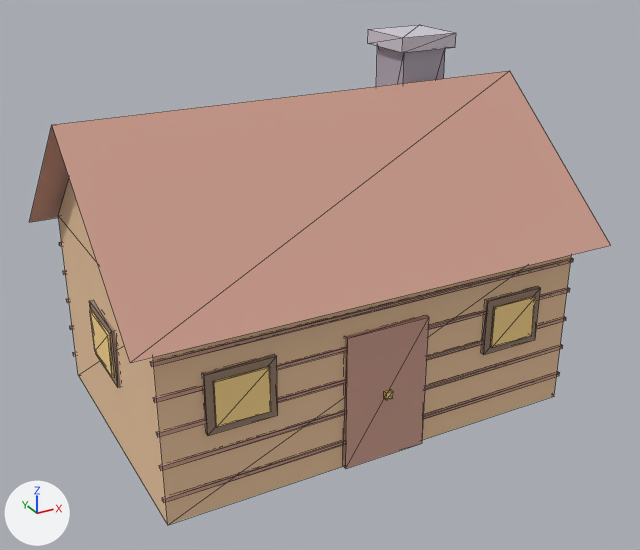
The glTF model example_game/world/props/cottage.prop/model.glb: old version first, new version second.
Both versions are drawn from a 50 mm camera at (-5.48, -10.24, 6.89) aimed at (0.0, -0.28, 1.91). Lighting does not change. The marker at lower left points along +X, +Y and +Z. The picture after the commit comes second. Mesh edges are drawn as thin lines. Vertices at exactly the same position are counted once.

The older version as bpy lines, for what is in view:
```python
me_model = bpy.data.meshes.new('model')
me_model.from_pydata(...)  # 176 vertices, 258 faces; spans x -3.35..3.35, y -2.35..2.35, z -0.02..4.98
me_model.materials.append(mat_style)
ob_model = bpy.data.objects.new('model', me_model)
ob_model.location = (0.0, 0.0, 0.0)
```
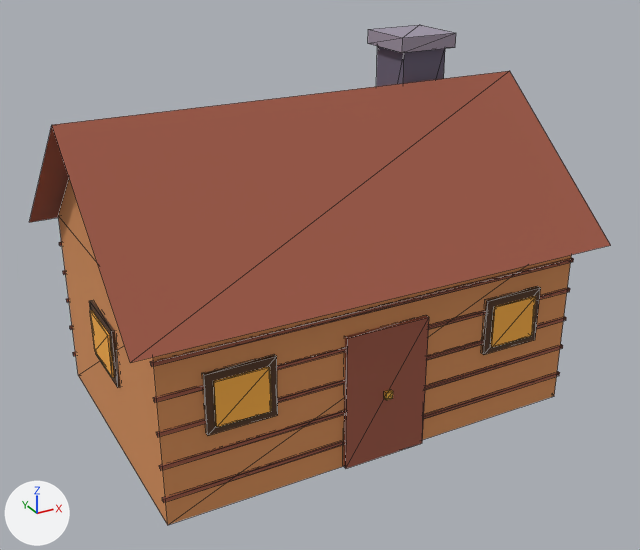
Pixel boxes [x1, y1, x2, y2] of what changed, in the pictures (640 x 550 px):
part 1 of me_model, recoloured (beige to brown): [29, 25, 610, 525] in both
part 2 of me_model, recoloured: [90, 296, 536, 427] in both
part 3 of me_model, recoloured: [89, 286, 541, 436] in both

What changed in the scene script:
```text
Change me_model:
    where me_model.from_pydata(...)  # 176 vertices, 258 faces; spans x -3.35..3.35, y -2.35..2.35, z -0.02..4.98
    used by ob_model
    me_model part 1: 186 faces centred in x -3.03..3.03, y -2.12..2.02, z -0.02..4.98 are repainted in the vertex colours; the middle colour goes from beige #d0a090 to brown #a05a47
    me_model part 2: 36 faces centred in x -3.07..2.35, y -2.08..0.4, z 1.18..1.78 are repainted in the vertex colours; the middle colour goes from beige #ffda90 to orange #ffb347
    me_model part 3: 36 faces centred in x -3.04..2.45, y -2.05..0.5, z 1.08..1.88 are repainted in the vertex colours; the middle colour goes from brown #9c8372 to brown #553b2a
```
